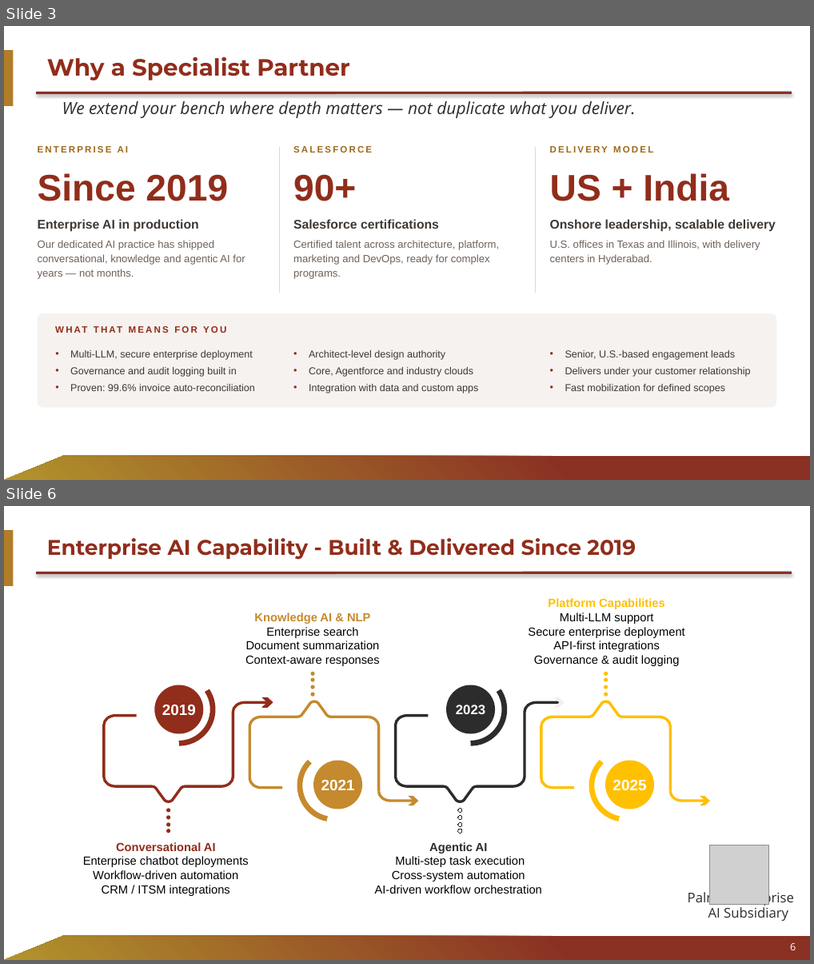
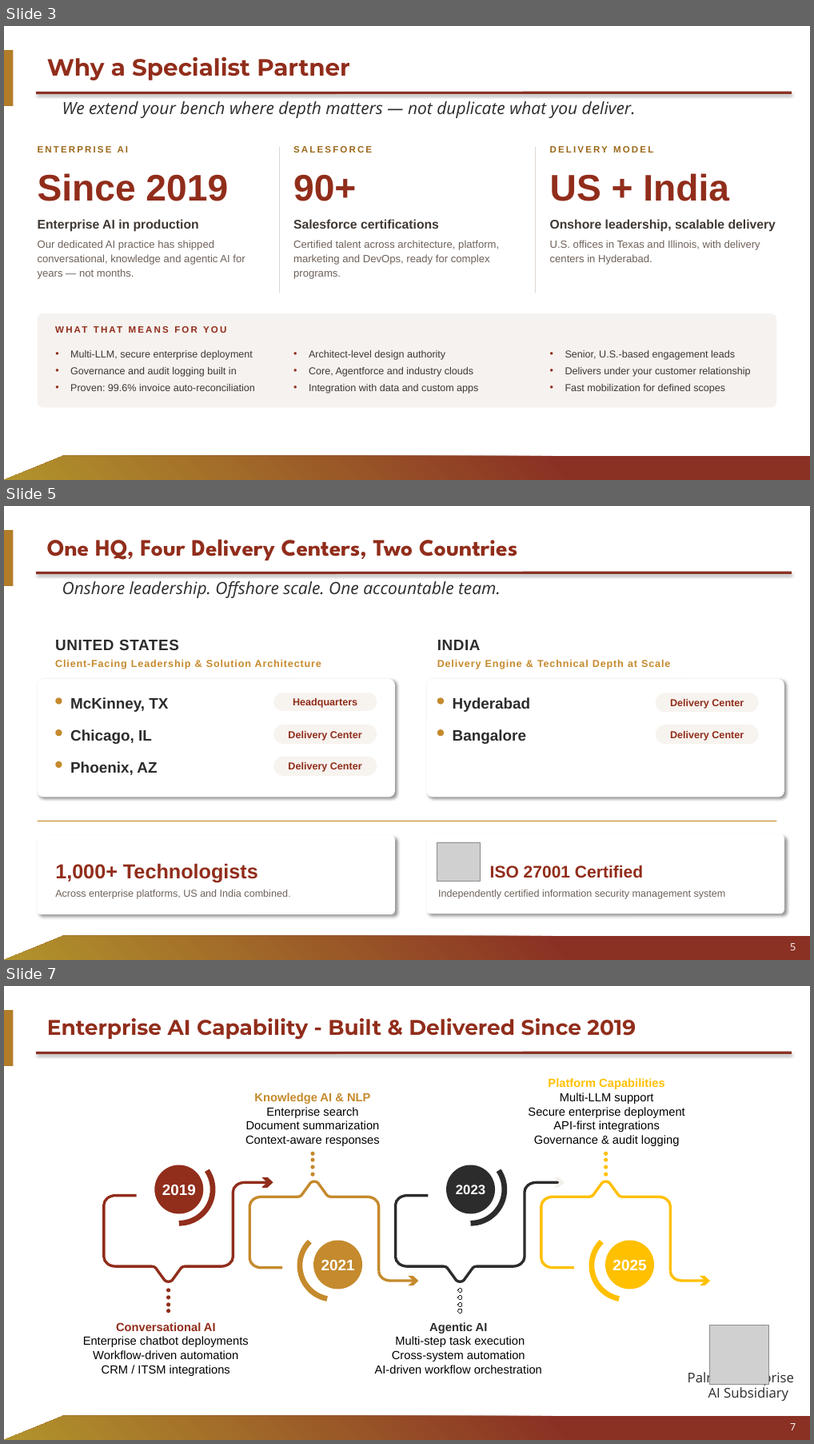
Before and after one commit to liza212/Test, a slide deck: decks/Palni_Capabilities_Partner.pptx. Shown one above the other, each under a label of ours: slides 3 and 6 before the commit, slides 3, 5 and 7 after it; the slides between them are not shown. The pictures are 814x964 and 814x1444 pixels, drawn with LibreOffice and Linux fonts; fonts in the diff are those of the drawing; grey boxes stand for pictures; background and template pictures are left out. Boxes give left, top, right and bottom in pixels: in the first picture for what was removed or moved away, otherwise in the second. Text is boxed around its words. In the diff, an @@ line names an element or a change of style, - is before the commit and + after.

```diff
--- a/decks/Palni_Capabilities_Partner.pptx
+++ b/decks/Palni_Capabilities_Partner.pptx
@@ slide 5 added at [4, 506, 810, 960], background #FFFFFF; not listed: 3 template elements that a slide beside it also shows @@
@@ title added at [47, 539, 518, 560], 28 pt, text #912D1B, bold @@
+One HQ, Four Delivery Centers, Two Countries
@@ text added at [62, 581, 501, 598], 20 pt, text #2C2C2C, italic @@
+Onshore leadership. Offshore scale. One accountable team.
@@ text added at [55, 640, 179, 650], 18 pt, text #2C2C2C, bold @@
+UNITED STATES
@@ text added at [438, 640, 481, 650], 18 pt, text #2C2C2C, bold @@
+INDIA
@@ text added at [55, 660, 322, 669], 12 pt, text #C58A2D, bold @@
+Client-Facing Leadership & Solution Architecture
@@ text added at [438, 660, 670, 669], 12 pt, text #C58A2D, bold @@
+Delivery Engine & Technical Depth at Scale
@@ rounded rectangle added at [38, 679, 395, 797], fill #FFFFFF @@
@@ text added at [70, 697, 168, 712], 18 pt, text #2C2C2C, bold @@
+McKinney, TX
@@ rounded rectangle added at [274, 693, 378, 711], fill #F7F3EF, 12 pt, text #912D1B, bold @@
+Headquarters
@@ rounded rectangle added at [427, 679, 785, 797], fill #FFFFFF @@
@@ text added at [453, 697, 531, 712], 18 pt, text #2C2C2C, bold @@
+Hyderabad
@@ rounded rectangle added at [656, 693, 759, 712], fill #F7F3EF, 12 pt, text #912D1B, bold @@
+Delivery Center
@@ ellipse added at [55, 698, 62, 704], fill #C58A2D @@
@@ ellipse added at [438, 698, 445, 704], fill #C58A2D @@
@@ ellipse added at [55, 729, 62, 736], fill #C58A2D @@
@@ text added at [70, 729, 152, 744], 18 pt, text #2C2C2C, bold @@
+Chicago, IL
@@ rounded rectangle added at [274, 724, 378, 744], fill #F7F3EF, 12 pt, text #912D1B, bold @@
+Delivery Center
@@ ellipse added at [438, 729, 445, 736], fill #C58A2D @@
@@ text added at [453, 729, 526, 744], 18 pt, text #2C2C2C, bold @@
+Bangalore
@@ rounded rectangle added at [656, 724, 759, 744], fill #F7F3EF, 12 pt, text #912D1B, bold @@
+Delivery Center
@@ ellipse added at [55, 761, 62, 768], fill #C58A2D @@
@@ text added at [70, 761, 157, 775], 18 pt, text #2C2C2C, bold @@
+Phoenix, AZ
@@ rounded rectangle added at [274, 756, 378, 776], fill #F7F3EF, 12 pt, text #912D1B, bold @@
+Delivery Center
@@ rounded rectangle added at [38, 835, 395, 914], fill #FFFFFF @@
@@ rectangle added at [38, 820, 777, 821], fill #C58A2D @@
@@ rounded rectangle added at [427, 834, 785, 913], fill #FFFFFF @@
@@ text added at [55, 863, 258, 882], 24 pt, text #912D1B, bold @@
+1,000+ Technologists
@@ picture added at [438, 842, 481, 882] @@
@@ text added at [490, 864, 643, 878], 20 pt, text #912D1B, bold @@
+ISO 27001 Certified
@@ text added at [55, 889, 288, 899], 12 pt, text #6E625A @@
+Across enterprise platforms, US and India combined.
@@ text added at [438, 889, 726, 899], 12 pt, text #6E625A @@
+Independently certified information security management system
@@ page number added at [790, 943, 796, 950], 12 pt, text #FFFFFF @@
+5
@@ what was slide 6 is now slide 7 @@
@@ page number at [790, 1423, 796, 1430]: text changed @@
-6
+7
```
Also in this commit, not shown: 12 slides changed, 3 other slides added, 2 slides removed.
